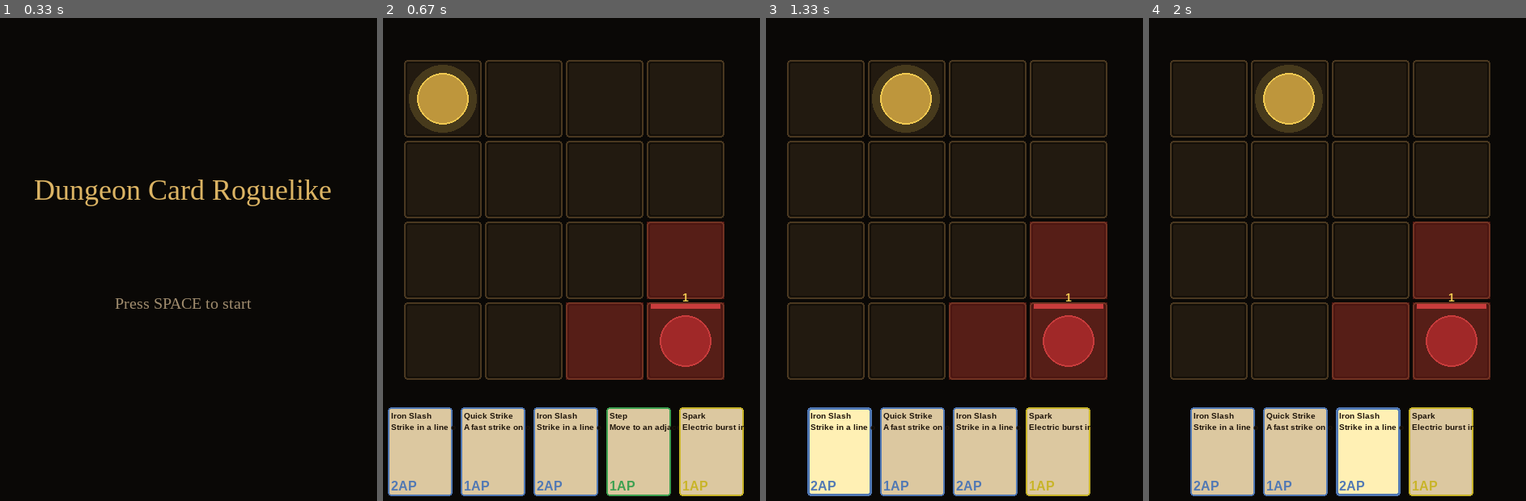
Above: before the commit, frames 1-4 (left to right).
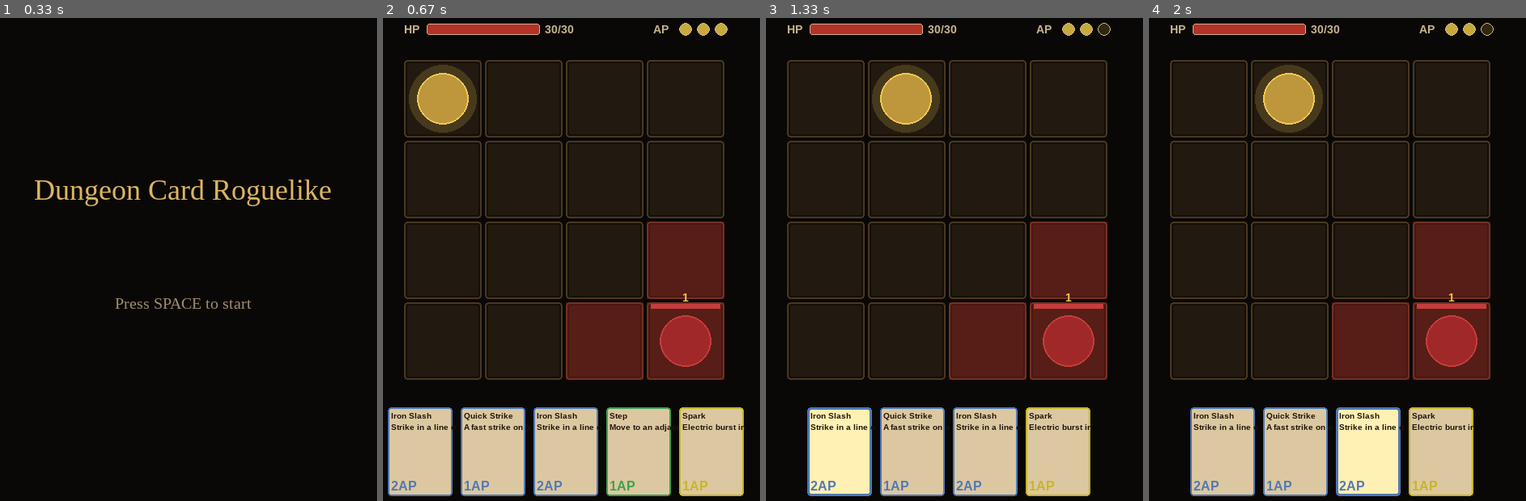
Above: after the commit, the same moments.

Repository: ParanyuLion/pygame-cardgame
Game: pygame game, started from main.py
The game is run twice, just before and just after one commit, with the same random seed, the same clock (stepped at 60 frames per second) and the same inputs.
Inputs (mouse positions are in pixels of both pictures, inside the frame that each line leads up to):
- Up to frame 1 (0.33 s): no input
- Up to frame 2 (0.67 s): tap Space at 0.33 s
- Up to frame 3 (1.33 s): hold Right 0.67-1.13 s; click "Iron Slash" at 1.22 s
- Up to frame 4 (2 s): click (1375, 418) at 1.88 s

Frame 1 is identical in both runs. In frame 2, 1.1% of the frame differs, in the area x 5-92%, y 1-4%; in frame 3, 1.1%; in frame 4, 1.1%.

Commit message:
feat: implement HUD renderer for displaying player HP and AP in battle scene

Diff:
--- /dev/null
+++ b/src/presentation/renderers/hud_renderer.py
@@ -0,0 +1,64 @@
+from __future__ import annotations
+import pygame
+from typing import TYPE_CHECKING
+
+if TYPE_CHECKING:
+    from src.domain.entities.player import Player
+
+_HUD_Y = 14
+_COLOR_HP_BAR = (180, 50, 40)
+_COLOR_HP_BG = (60, 20, 20)
+_COLOR_AP_FULL = (200, 170, 60)
+_COLOR_AP_EMPTY = (50, 40, 15)
+_COLOR_TEXT = (200, 180, 140)
+_BAR_X = 108
+_BAR_W = 140
+_BAR_H = 14
+_PIP_R = 8
+_PIP_GAP = 6
+_RIGHT_MARGIN = 80
+_WINDOW_W = 560
+
+
+class HudRenderer:
+    def __init__(self) -> None:
+        self._font: pygame.font.Font | None = None
+
+    def render(self, surface: pygame.Surface, player: Player) -> None:
+        if self._font is None:
+            self._font = pygame.font.SysFont("Arial", 14, bold=True)
+
+        self._render_hp(surface, player)
+        self._render_ap(surface, player)
+
+    def _render_hp(self, surface: pygame.Surface, player: Player) -> None:
+        label = self._font.render("HP", True, _COLOR_TEXT)
+        surface.blit(label, (80, _HUD_Y))
+
+        bg = pygame.Rect(_BAR_X, _HUD_Y + 1, _BAR_W, _BAR_H)
+        pygame.draw.rect(surface, _COLOR_HP_BG, bg, border_radius=3)
+
+        fill_w = int(_BAR_W * max(0, player.hp) / player.max_hp) if player.max_hp else 0
+        if fill_w > 0:
+            pygame.draw.rect(surface, _COLOR_HP_BAR,
+                             pygame.Rect(_BAR_X, _HUD_Y + 1, fill_w, _BAR_H),
+                             border_radius=3)
+
+        pygame.draw.rect(surface, _COLOR_TEXT, bg, width=1, border_radius=3)
+
+        nums = self._font.render(f"{player.hp}/{player.max_hp}", True, _COLOR_TEXT)
+        surface.blit(nums, (_BAR_X + _BAR_W + 6, _HUD_Y))
+
+    def _render_ap(self, surface: pygame.Surface, player: Player) -> None:
+        total_w = player.max_ap * (_PIP_R * 2 + _PIP_GAP) - _PIP_GAP
+        start_x = _WINDOW_W - _RIGHT_MARGIN - total_w
+
+        label = self._font.render("AP", True, _COLOR_TEXT)
+        surface.blit(label, (start_x - 32, _HUD_Y))
+
+        for i in range(player.max_ap):
+            cx = start_x + i * (_PIP_R * 2 + _PIP_GAP) + _PIP_R
+            cy = _HUD_Y + _PIP_R
+            color = _COLOR_AP_FULL if i < player.ap else _COLOR_AP_EMPTY
+            pygame.draw.circle(surface, color, (cx, cy), _PIP_R)
+            pygame.draw.circle(surface, _COLOR_TEXT, (cx, cy), _PIP_R, width=1)
--- a/src/presentation/scenes/battle_scene.py
+++ b/src/presentation/scenes/battle_scene.py
@@ -10,6 +10,7 @@
 from src.presentation.renderers.hand_renderer import HandRenderer
 from src.presentation.renderers.enemy_renderer import EnemyRenderer
 from src.presentation.renderers.intent_renderer import IntentRenderer
+from src.presentation.renderers.hud_renderer import HudRenderer
 from src.presentation.input_handler import InputHandler
 
 COLOR_BG = (10, 8, 6)
@@ -31,6 +32,7 @@
         self._hand_renderer = HandRenderer()
         self._enemy_renderer = EnemyRenderer(self._grid_renderer)
         self._intent_renderer = IntentRenderer(self._grid_renderer)
+        self._hud_renderer = HudRenderer()
         self._input_handler = InputHandler(
             move_use_case,
             play_use_case,
@@ -61,3 +63,4 @@
         self._entity_renderer.render(surface, state.player)
         self._enemy_renderer.render(surface, state.enemies)
         self._hand_renderer.render(surface, state.hand)
+        self._hud_renderer.render(surface, state.player)
